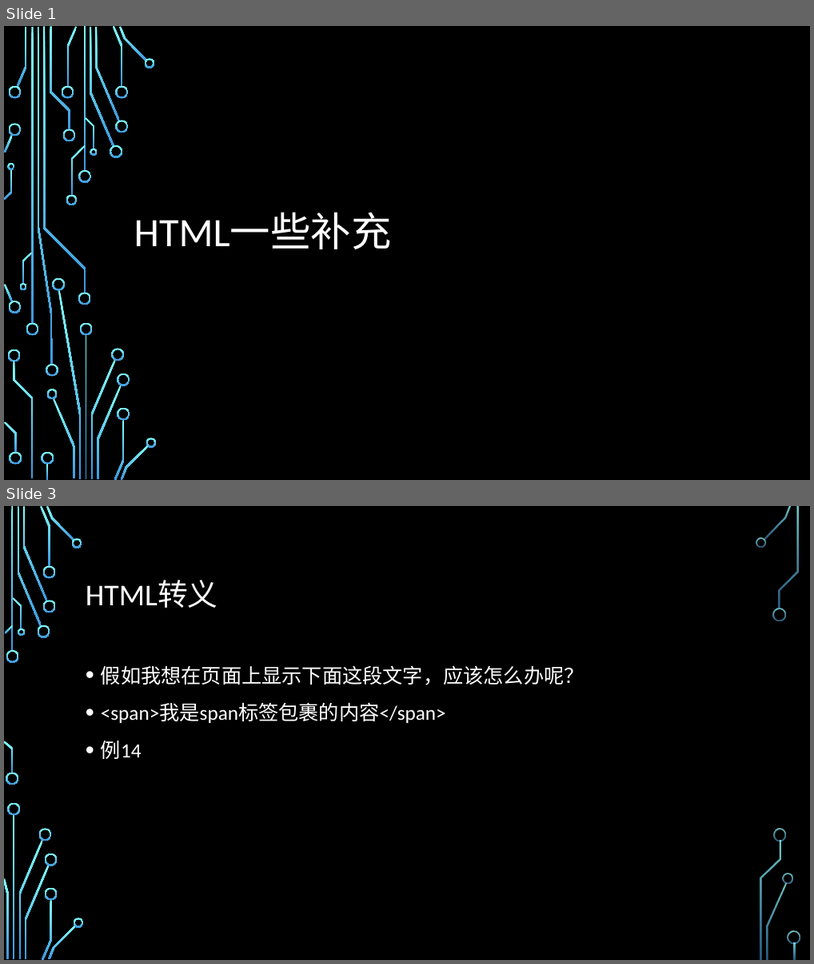
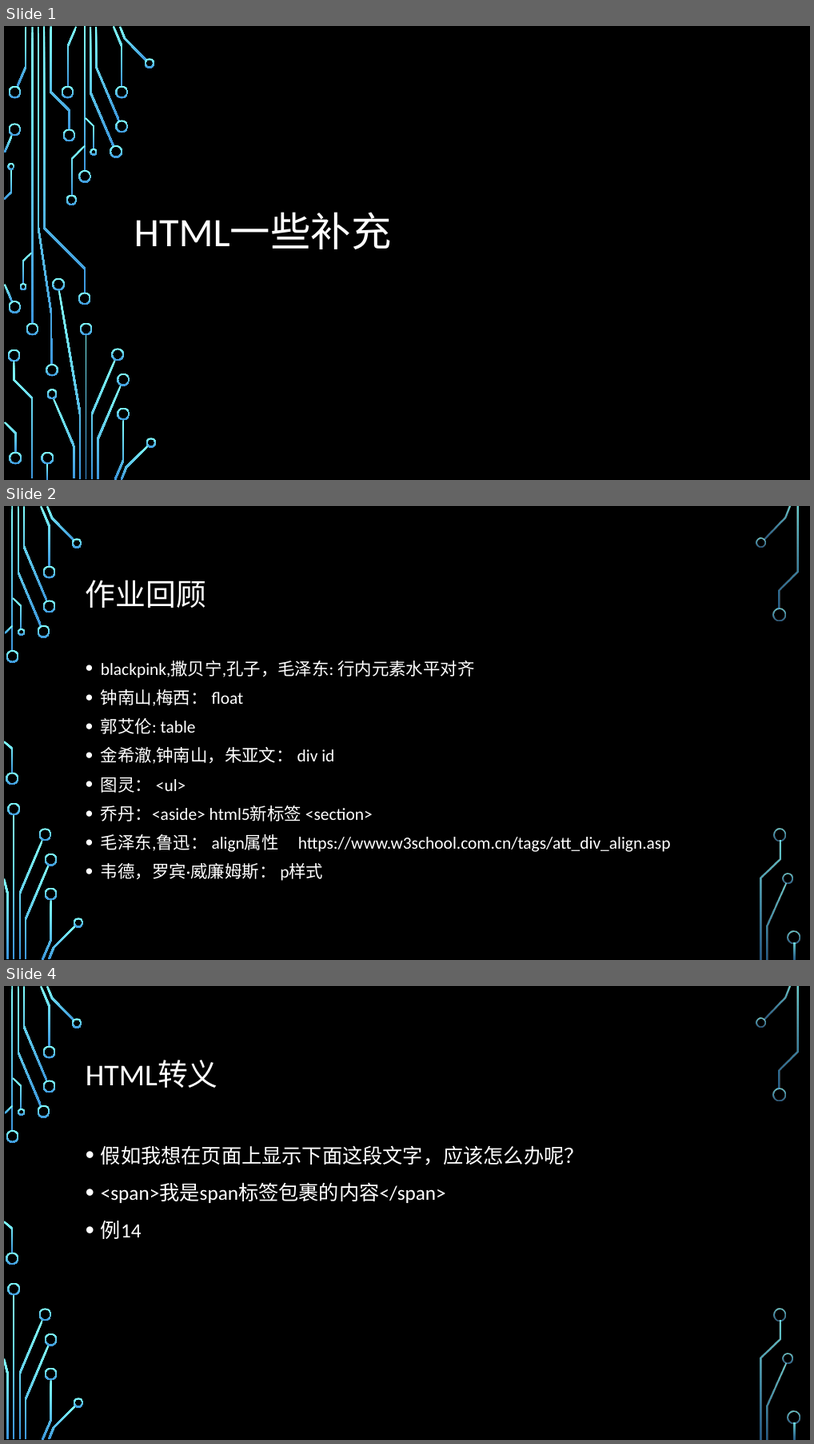
Before and after one commit to dfitcFE/Frontend-junior, a slide deck: Lesson/HTML/2.pptx. Shown one above the other, each under a label of ours: slides 1 and 3 before the commit, slides 1, 2 and 4 after it; the slides between them are not shown. The pictures are 814x964 and 814x1444 pixels, drawn with LibreOffice and Linux fonts; fonts in the diff are those of the drawing; background and template pictures are left out. Boxes give left, top, right and bottom in pixels: in the first picture for what was removed or moved away, otherwise in the second. Text is boxed around its words. In the diff, an @@ line names an element or a change of style, - is before the commit and + after.

Commit message:
modify html02

```diff
--- a/Lesson/HTML/2.pptx
+++ b/Lesson/HTML/2.pptx
@@ slide 2 added at box(4, 506, 810, 960), background picture (left out); not listed: 36 template elements that a slide beside it also shows @@
@@ title added at box(86, 580, 206, 608), 36 pt, text #FFFFFF @@
+作业回顾
@@ text added at box(101, 660, 671, 880), 20.4 pt, text #FFFFFF @@
+• blackpink,撒贝宁,孔子，毛泽东: 行内元素水平对齐
+• 钟南山,梅西： float
+• 郭艾伦: table
+• 金希澈,钟南山，朱亚文： div id
+• 图灵： <ul>
+• 乔丹：<aside> html5新标签 <section>
+• 毛泽东,鲁迅： align属性 https://www.w3school.com.cn/tags/att_div_align.asp
+• 韦德，罗宾·威廉姆斯： p样式
@@ what was slide 3 is now slide 4 @@
```
Also in this commit, not shown: 2 slides changed, 1 other slide added, 5 other files.
